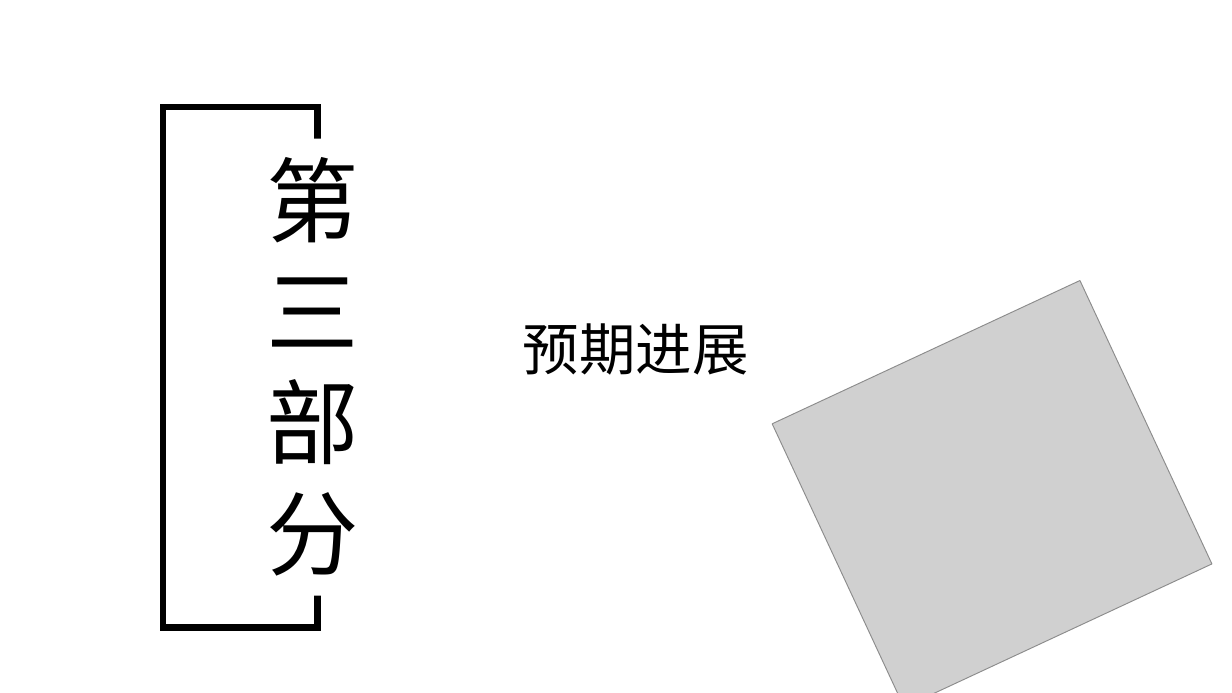
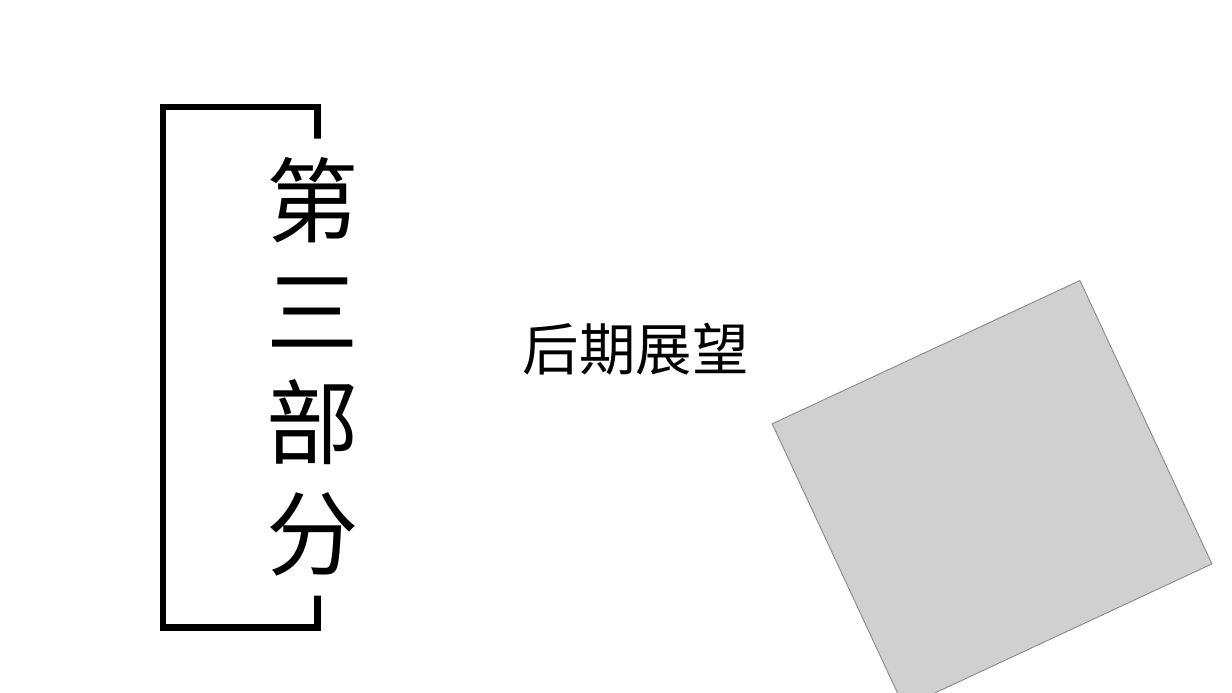
Before and after one commit to MydrBH/201720121206LvCheng, a slide deck: slide 25 of 中期报告.pptx. Drawn at 1232x693 pixels with LibreOffice and Linux fonts; fonts in the diff are those of the drawing; grey boxes stand for pictures; background and template pictures are left out. Boxes give left, top, right and bottom in pixels: in the first picture for what was removed or moved away, otherwise in the second. Text is boxed around its words. In the diff, an @@ line names an element or a change of style, - is before the commit and + after.

```diff
--- a/中期报告.pptx
+++ b/中期报告.pptx
@@ text at [523,322,749,375]: text changed @@
-预期进展
+后期展望
```
Also in this commit, not shown: 9 other slides changed.
